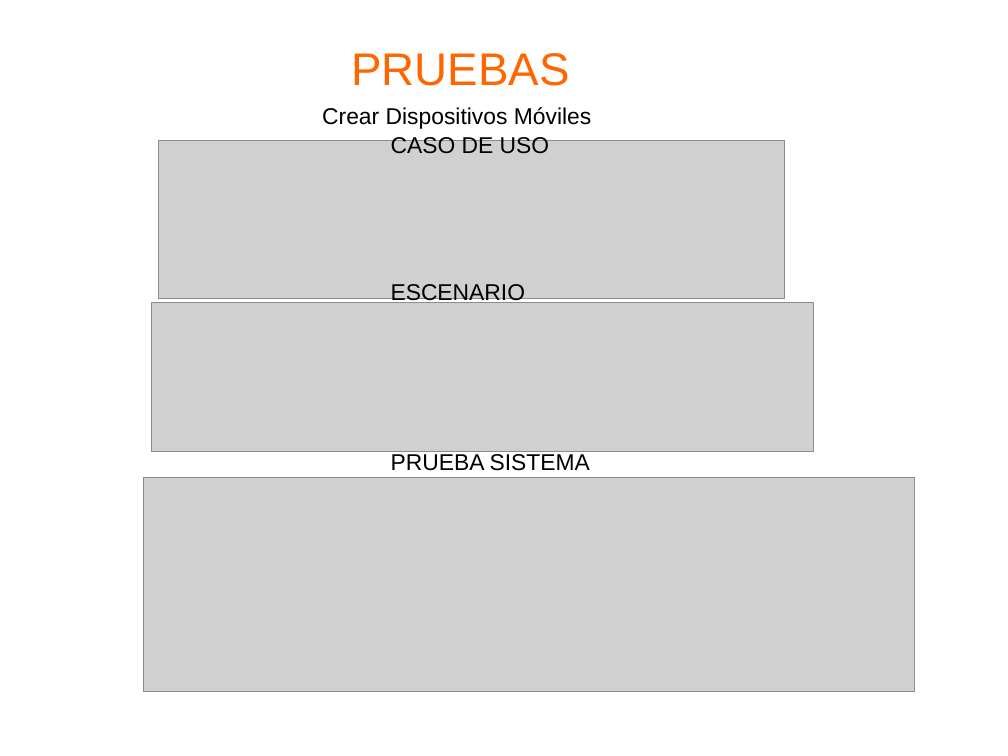
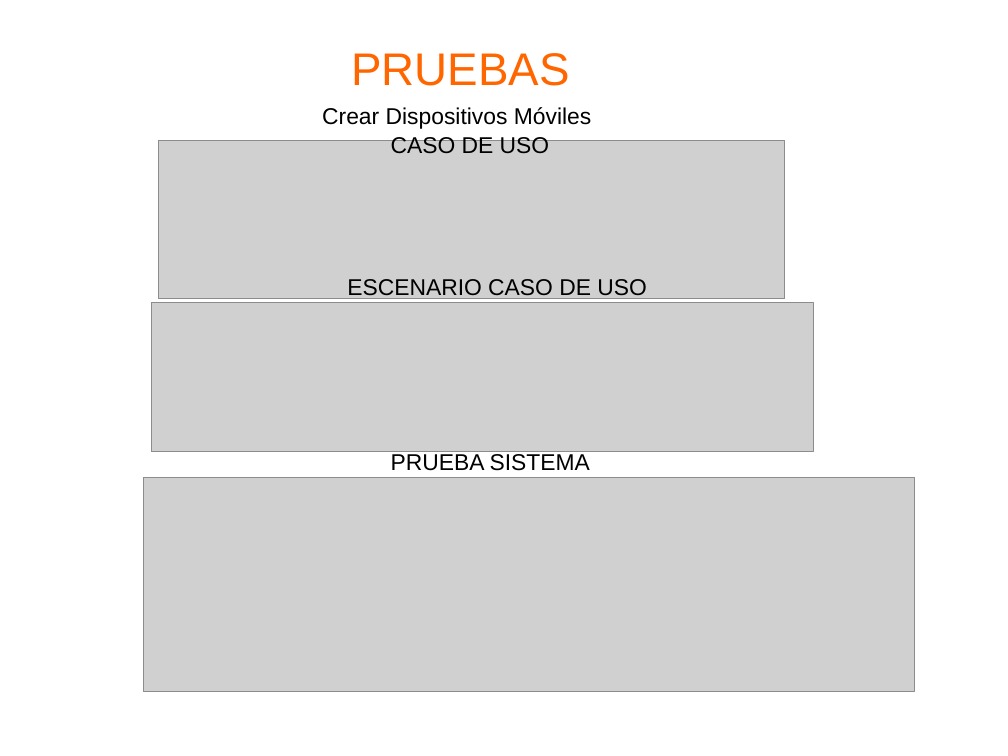
Before and after one commit to i52eszur/carneaerp, a slide deck: slide 19 of documentacion/presentacion/presentacion.odp (slide 15 before the commit). Drawn at 1008x756 pixels with LibreOffice and Linux fonts; fonts in the diff are those of the drawing; grey boxes stand for pictures; background and template pictures are left out. Boxes give left, top, right and bottom in pixels: in the first picture for what was removed or moved away, otherwise in the second. Text is boxed around its words. In the diff, an @@ line names an element or a change of style, - is before the commit and + after.

```diff
--- a/documentacion/presentacion/presentacion.odp
+++ b/documentacion/presentacion/presentacion.odp
@@ text added at <box>347,279,646,300</box>, 18 pt, text #000000 @@
+ESCENARIO CASO DE USO
@@ text removed at <box>391,284,526,303</box> @@
-ESCENARIO
```
Also in this commit, not shown: 6 other slides changed, 7 slides added, 2 slides removed, 7 other files.
